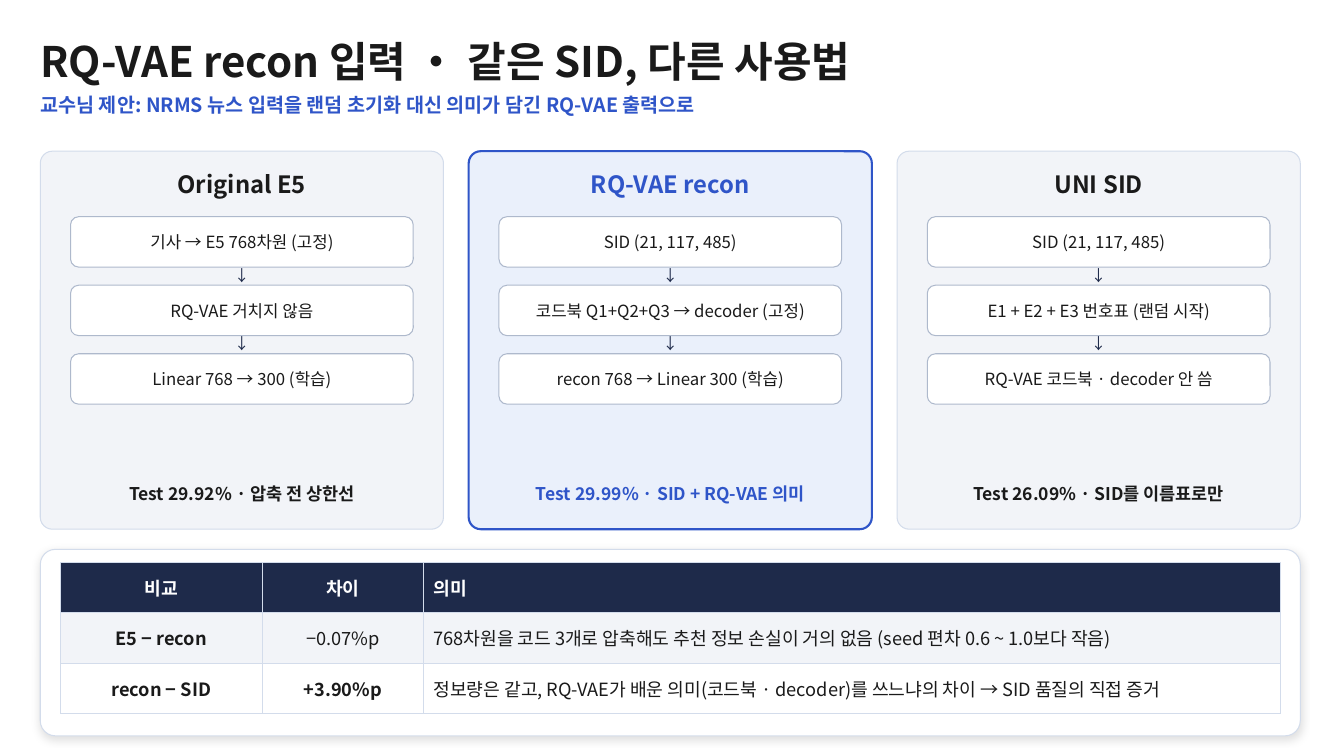
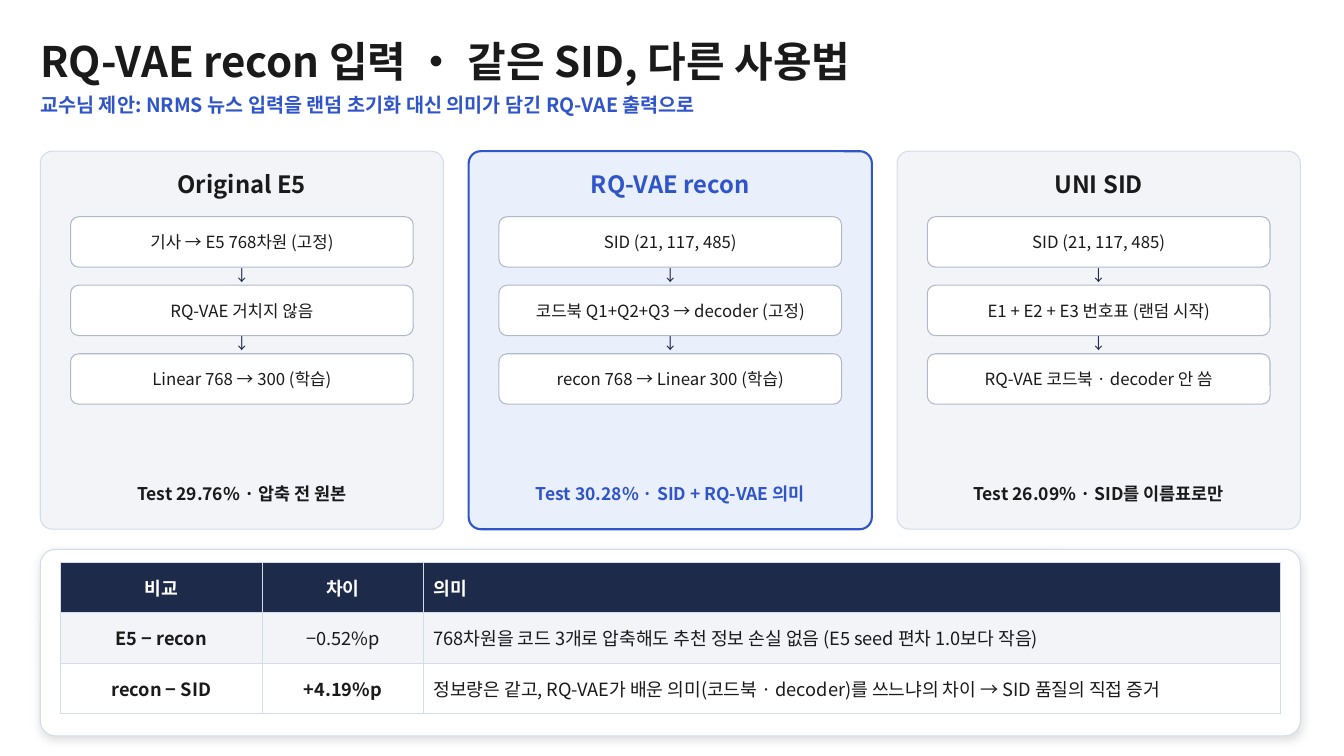
Before and after one commit to minji1217/SID_Project, a slide deck: slide 3 of reports/SID_결과_슬라이드.pptx. Drawn at 1344x756 pixels with LibreOffice and Linux fonts; fonts in the diff are those of the drawing. Boxes give left, top, right and bottom in pixels: in the first picture for what was removed or moved away, otherwise in the second. Text is boxed around its words. In the diff, an @@ line names an element or a change of style, - is before the commit and + after.

```diff
--- a/reports/SID_결과_슬라이드.pptx
+++ b/reports/SID_결과_슬라이드.pptx
@@ text at <box>137,485,346,502</box>: text changed @@
-Test 29.92% · 압축 전 상한선
+Test 29.76% · 압축 전 원본
@@ text at <box>536,485,804,504</box>: text changed @@
-Test 29.99% · SID + RQ-VAE 의미
+Test 30.28% · SID + RQ-VAE 의미
@@ table at <box>60,563,1280,704</box> @@
-row 2, column 2: −0.07%p
+row 2, column 2: −0.52%p
-row 2, column 3: 768차원을 코드 3개로 압축해도 추천 정보 손실이 거의 없음 (seed 편차 0.6 ~ 1.0보다 작음)
+row 2, column 3: 768차원을 코드 3개로 압축해도 추천 정보 손실 없음 (E5 seed 편차 1.0보다 작음)
-row 3, column 2: +3.90%p
+row 3, column 2: +4.19%p
```
Also in this commit, not shown: 2 other slides changed, 1 other file.
